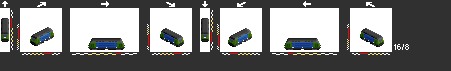
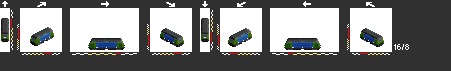
Layers edited between the first and the second 451px x 71px image:
painted on "Layer 0" over [3, 23, 373, 41]
